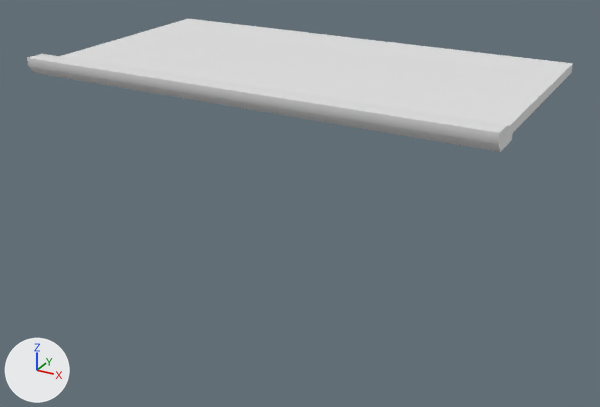
A saved change to the FBX model Assets/Environment/building_blox/bob_roof_plain.FBX.
Before and after are seen from a 50 mm lens placed at (21.1, -32.5, 24.0), pointed at (-0.3, 6.4, 4.5). Every picture has the same lights, and +X, +Y and +Z are marked at lower left.

The scene before the commit, as lines of its bpy script (objects in view):
```python
me_mesh = bpy.data.meshes.new('Mesh')
me_mesh.from_pydata(...)  # 26 vertices, 22 faces; spans x -497.0..497.0, y -42.0..522.0, z 0.0..38.0
ob_box008 = bpy.data.objects.new('Box008', me_mesh)
ob_box008.location = (0.0, 0.0, 12.27)
ob_box008.scale = (0.0259, 0.0254, 0.0254)
```
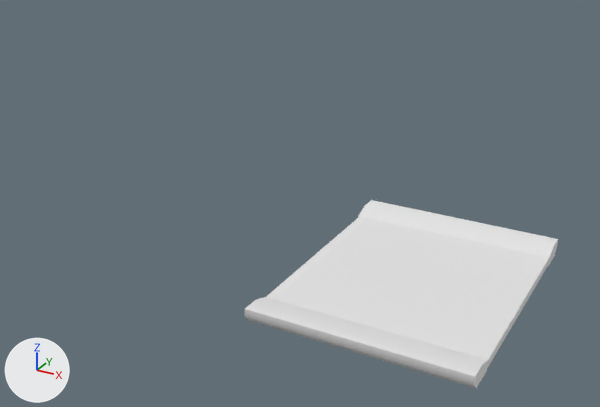
Commit message: roof/dumpster edits

What differs and where, as boxes [x1, y1, x2, y2] in the pictures (600 x 407 px; the box of a moved part takes in the faces that stretch with it):
'Box008', reshaped, moved, rescaled (43% narrower, 41% taller): before [27, 19, 573, 152]; after [245, 200, 558, 388]
part 1 of me_mesh, moved or reshaped: before [27, 54, 513, 152]; after [245, 297, 488, 388]
part 2 of me_mesh, added: after [266, 216, 549, 368]
part 3 of me_mesh, added: after [358, 200, 558, 266]
part 4 of me_mesh, deleted: before [60, 19, 573, 132]

The change in detail:
me_mesh is used by ob_box008; location (0.0, 0.0, 12.27); scale (0.0259, 0.0254, 0.0254).
me_mesh had 26 vertices, 22 faces and spanned x -497.0..497.0, y -42.0..522.0, z 0.0..38.0.
me_mesh now has 44 vertices, 38 faces and spans x -12.0..980.0, y -9.0..646.0, z 0.0..38.0.
me_mesh part 1: the loose piece of 18 vertices spanning x -497.0..497.0, y -42.0..42.0, z 0.0..38.0 is scaled about its middle by (0.991, 1.01, 1.01), then moved by (488.0, 33.0, 0.0).
me_mesh part 2: a new loose piece, a box spanning x -4.0..979.0, y 33.0..576.0, z 3.0..23.0.
me_mesh part 3: a new loose piece of 18 vertices spanning x -12.0..980.0, y 562.0..646.0, z 0.0..38.0.
me_mesh part 4: the loose piece of 8 vertices spanning x -490.0..490.0, y -20.0..522.0, z 3.0..23.0 is deleted.
Object 'Box008' (ob_box008) moves from (0.0, 0.0, 12.27) to (0.0, 0.0, 0.0).
Object 'Box008' (ob_box008) is rescaled from (0.0259, 0.0254, 0.0254) to (0.0129, 0.0254, 0.0254).
